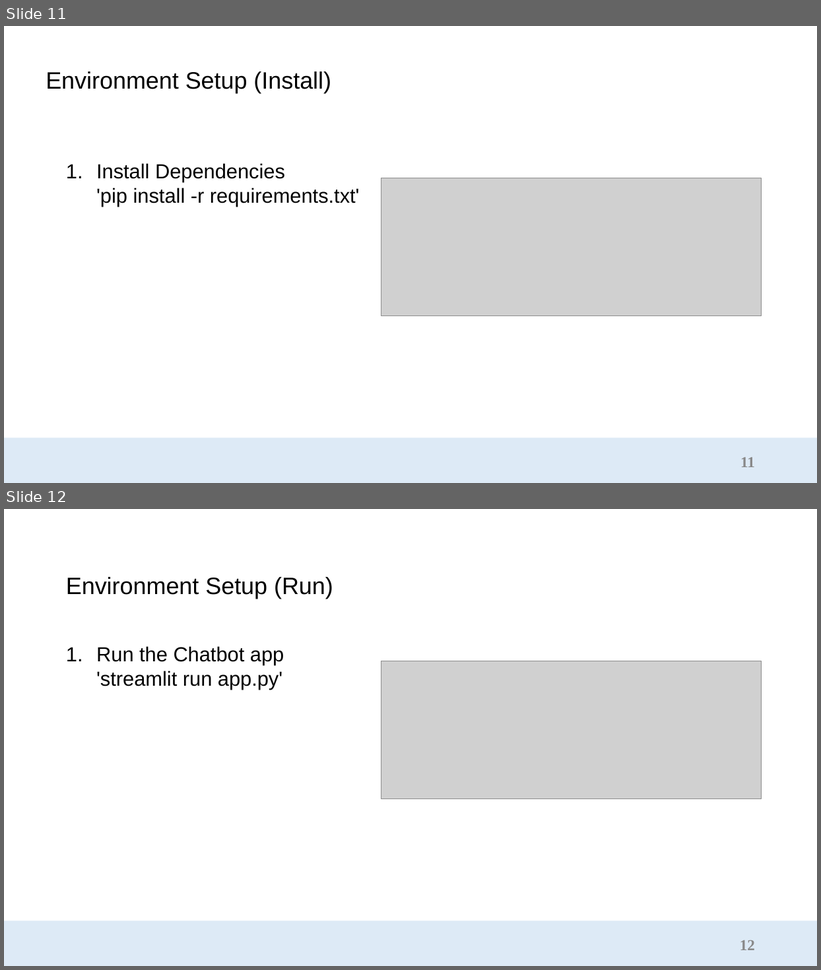
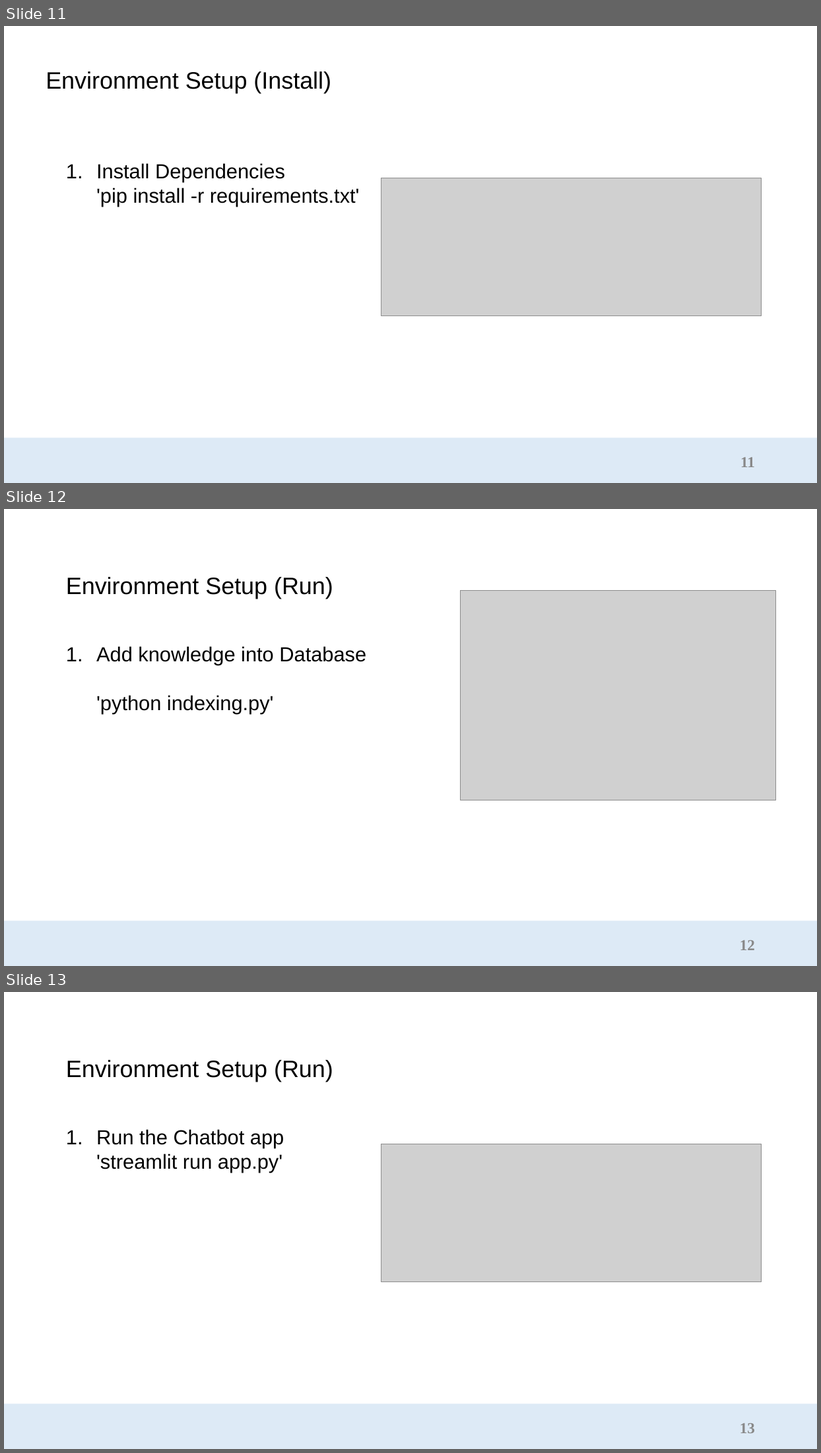
Before and after one commit to shuvo881/Software-Testing-EDGE_2026-, a slide deck: class - 2/EDGE_2026_Lecture - 2.pptx. Shown one above the other, each under a label of ours: slides 11 and 12 before the commit, slides 11, 12 and 13 after it. The pictures are 821x970 and 821x1453 pixels, drawn with LibreOffice and Linux fonts; fonts in the diff are those of the drawing; grey boxes stand for pictures; background and template pictures are left out. Boxes give left, top, right and bottom in pixels: in the first picture for what was removed or moved away, otherwise in the second. Text is boxed around its words. In the diff, an @@ line names an element or a change of style, - is before the commit and + after.

Commit message:
depndecies issues solved

```diff
--- a/class - 2/EDGE_2026_Lecture - 2.pptx
+++ b/class - 2/EDGE_2026_Lecture - 2.pptx
@@ slide 12 added at bbox=[4, 509, 817, 966], background #FFFFFF; not listed: 1 template element that a slide beside it also shows @@
@@ title added at bbox=[66, 577, 333, 599], 28 pt, text #000000 @@
+Environment Setup (Run)
@@ picture added at bbox=[460, 591, 776, 801] @@
@@ text added at bbox=[96, 646, 366, 714], 24 pt, text #000000 @@
+1. Add knowledge into Database
+   'python indexing.py'
@@ page number added at bbox=[740, 941, 755, 951], 18 pt, text #888888, bold @@
+12
@@ what was slide 12 is now slide 13 @@
@@ page number at bbox=[740, 1424, 755, 1434]: text changed @@
-12
+13
```
